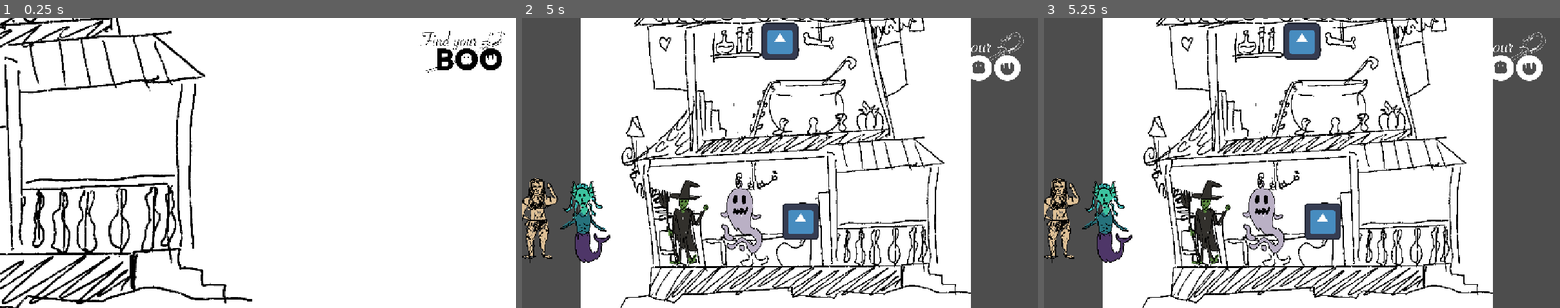
Above: before the commit, frames 1-3 (left to right).
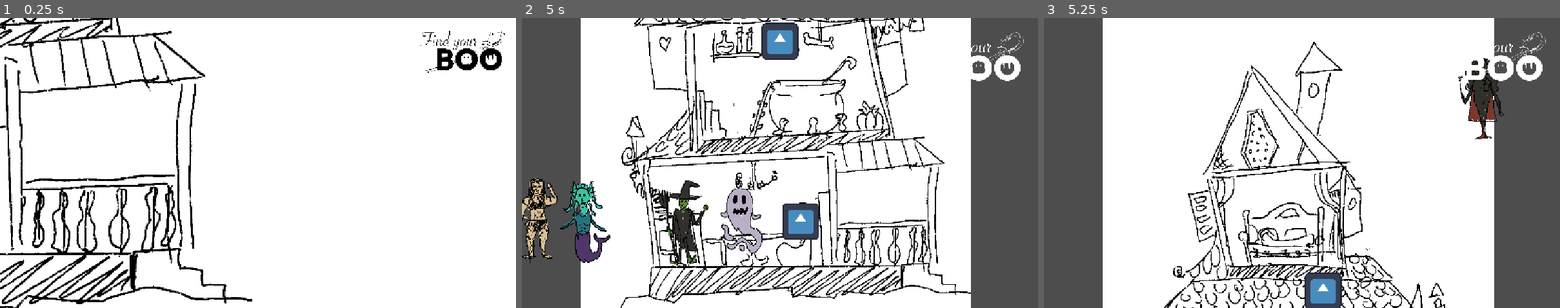
Above: after the commit, the same moments.

Repository: jakobbbb/find-your-boo
Game: Godot game, scene res://welcome.tscn
The game is run twice, just before and just after one commit, with the same random seed, the same clock (stepped at 60 frames per second) and the same inputs. The engine's default icon, where the game draws it, is replaced by a stand-in: a white triangle on a blue panel in a dark square.
Inputs (mouse positions are in pixels of both pictures, inside the frame that each line leads up to):
- Up to frame 1 (0.25 s): no input
- Up to frame 2 (5 s): tap Enter (ui_accept) at 0.5, 0.77, 1.25, 1.52, 2, 2.75, 3.02, 3.5, 3.77, 4.25, 4.52 s; move the mouse to (651, 160) at 0.52 s; tap Space every 0.75 s from 0.6 to 4.35 s; click (651, 160) at 0.67 s; move the mouse to (589, 226) at 1.27 s; hold S 1.28-2.03 s; click (589, 226) at 1.42 s; move the mouse to (676, 229) at 2.02 s; click (676, 229) at 2.17 s; move the mouse to (537, 221) at 2.77 s; click (537, 221) at 2.92 s; move the mouse to (738, 221) at 3.52 s; hold S from 3.53 s (still down); click (738, 221) at 3.67 s; move the mouse to (800, 221) at 4.27 s; click (800, 221) at 4.42 s
- Up to frame 3 (5.25 s): keep holding S; move the mouse to (1302, 41) at 5.02 s; tap Space at 5.1 s; click (1302, 41) at 5.17 s

Frames 1-2 are identical in both runs. In frame 3, 19% of the frame differs, in the area x 0-90%, y 0-100%.

Commit message:
Add day and night

Diff:
--- a/project.godot
+++ b/project.godot
@@ -18,6 +18,7 @@
 [autoload]
 
 YarnSpinner="*uid://bhiw7fae5n1e8"
+GameManager="*uid://cxrjk51dlyvni"
 
 [display]
 
--- a/scripts/dialogue.gd
+++ b/scripts/dialogue.gd
@@ -28,3 +28,7 @@
 		Chars.Mothy:
 			v = "$moth"
 	return variable_storage.get_value_or_default(v, -1)
+
+
+func _on_set_day() -> void:
+	pass # Replace with function body.
--- a/scripts/gamemanager.gd
+++ b/scripts/gamemanager.gd
@@ -1,14 +1,17 @@
 extends Node
+
+signal set_night()
+signal set_day()
 
 func _ready() -> void:
 	randomize_spawns()
 
 
 static func _yarn_command_set_night():
-	print("night")
+	GameManager.set_night.emit()
 
 static func _yarn_command_set_day():
-	print("day")
+	GameManager.set_day.emit()
 
 
 
--- a/scripts/ui.gd
+++ b/scripts/ui.gd
@@ -2,5 +2,19 @@
 
 @onready var night = $Night
 
+
+func _ready() -> void:
+	GameManager.set_night.connect(_on_set_night)
+	GameManager.set_day.connect(_on_set_day)
+
 func set_night_day(is_night: bool) -> void:
 	night.color.a = 1 if is_night else 0
+
+
+func _on_set_day() -> void:
+	set_night_day(false)
+
+
+func _on_set_night() -> void:
+	print("ui: Good night")
+	set_night_day(true)
--- a/ui.tscn
+++ b/ui.tscn
@@ -21,6 +21,7 @@
 anchor_bottom = 1.0
 grow_horizontal = 2
 grow_vertical = 2
+mouse_filter = 1
 color = Color(0, 0, 0, 0)
 
 [node name="TextureRect" type="TextureRect" parent="." unique_id=1832131237]
--- a/yarn/boo.ysls.json
+++ b/yarn/boo.ysls.json
@@ -26,6 +26,42 @@
         }
       ],
       "yarnName": "wait"
+    },
+    {
+      "async": false,
+      "definitionName": "_yarn_command_set_night",
+      "fileName": "gamemanager.gd",
+      "language": "gdscript",
+      "location": {
+        "end": {
+          "character": 29,
+          "line": 10
+        },
+        "start": {
+          "character": 0,
+          "line": 9
+        }
+      },
+      "parameters": [],
+      "yarnName": "set_night"
+    },
+    {
+      "async": false,
+      "definitionName": "_yarn_command_set_day",
+      "fileName": "gamemanager.gd",
+      "language": "gdscript",
+      "location": {
+        "end": {
+          "character": 27,
+          "line": 13
+        },
+        "start": {
+          "character": 0,
+          "line": 12
+        }
+      },
+      "parameters": [],
+      "yarnName": "set_day"
     }
   ],
   "version": 2
Not shown, changed: yarn/boo.yarn
